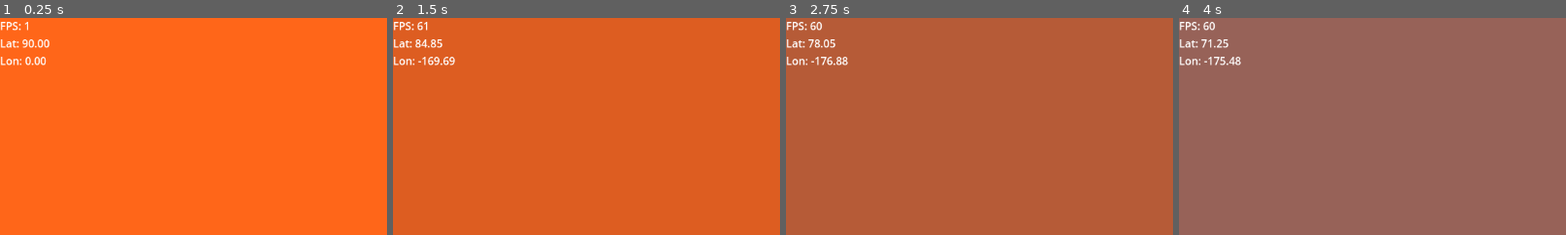
Above: before the commit, frames 1-4 (left to right).
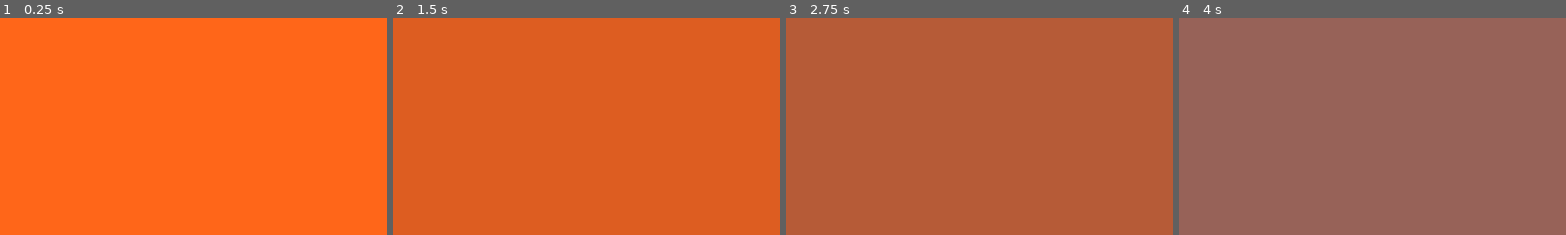
Above: after the commit, the same moments.

Repository: valfrom/LittlePlanet
Game: Godot game, scene res://world.tscn
The game is run twice, just before and just after one commit, with the same random seed, the same clock (stepped at 60 frames per second) and the same inputs.
Inputs (mouse positions are % of the whole screen's width and height, from its top left):
- Up to frame 1 (0.25 s): no input
- Up to frame 2 (1.5 s): move the mouse to (55, 50) at 0.52 s; hold W (move_forward) from 0.53 s (still down); tap Space (jump) at 0.77 s; move the mouse to (45, 50) at 1.27 s
- Up to frame 3 (2.75 s): keep holding W (move_forward); tap Space (jump) at 1.52 s; move the mouse to (52, 48) at 2.02 s
- Up to frame 4 (4 s): keep holding W (move_forward); move the mouse to (49, 52) at 2.77 s; tap Space (jump) at 3.02, 3.77 s; move the mouse to (57, 51) at 3.52 s
The pictures show only the part of the screen within x 0-50%, y 0-50%; the shares and areas given below are measured in that part.

The runs differ from the first frame. In frame 1, 0.7% of the frame differs, in the area x 0-13%, y 1-22%; in frame 2, 0.8%, in the area x 0-17%, y 1-22%; in frame 3, 0.8%; in frame 4, 0.7%.
Error after the commit: Parse Error: Expected indented block after function declaration. (res://HUD.gd:9)

Commit message:
Show sun position on HUD

Diff:
--- a/HUD.gd
+++ b/HUD.gd
@@ -2,26 +2,33 @@
 
 @export var player: Node3D
 @export var planet: Node3D
+@export var sun: Node3D
 
 @onready var label: Label = $Label
 
 func _process(delta: float) -> void:
-	var fps := Engine.get_frames_per_second()
+var fps := Engine.get_frames_per_second()
 
-	var lat_deg := 0.0
-	var lon_deg := 0.0
+var player_lat_lon := _get_lat_lon_for(player)
+var sun_lat_lon := _get_lat_lon_for(sun)
 
-	if player != null and planet != null:
-		var local_pos := planet.to_local(player.global_position)
-		if local_pos.length() > 0.0:
-			var dir := local_pos.normalized()
-			var lat := asin(dir.y)
-			var lon := atan2(dir.x, dir.z)
-			lat_deg = rad_to_deg(lat)
-			lon_deg = rad_to_deg(lon)
+label.text = "FPS: %d\nPlayer Lat: %.2f\nPlayer Lon: %.2f\nSun Lat: %.2f\nSun Lon: %.2f" % [
+fps,
+player_lat_lon.x,
+player_lat_lon.y,
+sun_lat_lon.x,
+sun_lat_lon.y
+]
 
-	label.text = "FPS: %d\nLat: %.2f\nLon: %.2f" % [
-		fps,
-		lat_deg,
-		lon_deg
-	]
+func _get_lat_lon_for(target: Node3D) -> Vector2:
+if target == null or planet == null:
+return Vector2.ZERO
+
+var local_pos := planet.to_local(target.global_position)
+if local_pos.length() == 0.0:
+return Vector2.ZERO
+
+var dir := local_pos.normalized()
+var lat := asin(dir.y)
+var lon := atan2(dir.x, dir.z)
+return Vector2(rad_to_deg(lat), rad_to_deg(lon))
--- a/world.tscn
+++ b/world.tscn
@@ -103,10 +103,11 @@
 [node name="MeshInstance3D" type="MeshInstance3D" parent="Player"]
 mesh = SubResource("CapsuleMesh_tlwt5")
 
-[node name="HUD" type="CanvasLayer" parent="." node_paths=PackedStringArray("player", "planet")]
+[node name="HUD" type="CanvasLayer" parent="." node_paths=PackedStringArray("player", "planet", "sun")]
 script = ExtResource("4_aqk2v")
 player = NodePath("../Player")
 planet = NodePath("../Planet")
+sun = NodePath("../Sun")
 
 [node name="Label" type="Label" parent="HUD"]
 offset_right = 40.0
